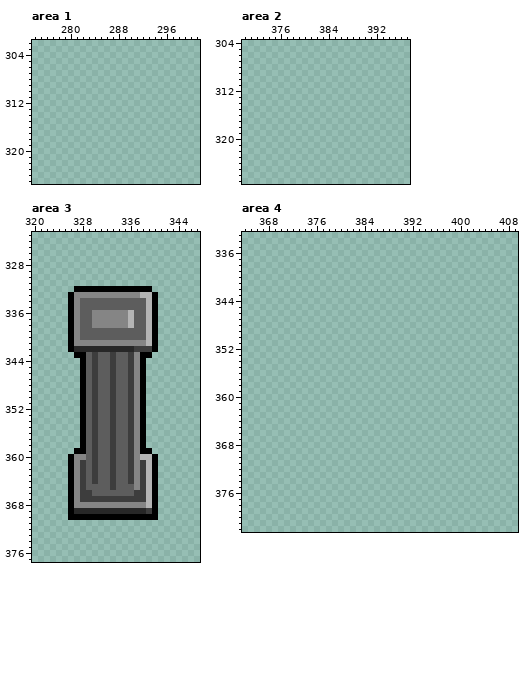
Edited in one commit: pixel-art file (.Aseprite Files/Entities/Entities.aseprite). Above: the version before the commit.
1000x1000 pixels, 1 frame. Colours within 5 levels of each other are drawn and written as one. Shown: area 1: x 274..301, y 302..325; area 2: x 370..397, y 304..327; area 3: x 320..347, y 323..377; area 4: x 364..409, y 333..382.
The same view after the edit:
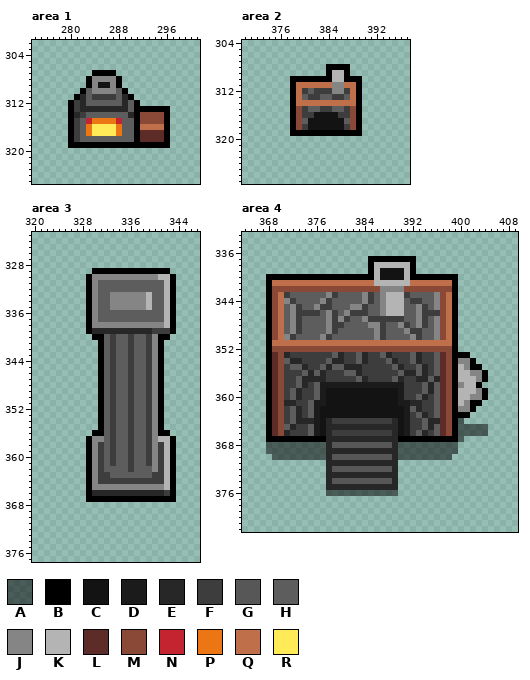
Palette (. is transparent): A #00000082  B #000000  C #131313  D #1b1b1b  E #272727  F #3d3d3d  G #575757  H #5d5d5d  J #858585  K #b4b4b4  L #5d2c28  M #8a4836  N #c42430  P #ed7614  Q #bf6f4a  R #ffeb57
Diff:
Changed rows in their new state; - is an unchanged pixel.
Area 1:
first column x 280:
307 ----BBBB---------
308 ---BJJJJB--------
309 ---BJCCJB--------
310 --BHJJJJHB-------
311 -BEHFFFFHEB------
312 BFEHHHHHHEHB-----
313 BFEEEEEEEEHBBBBBB
314 BEFHHHHHHHEBMMMMB
315 BFHNPPPPNHHBMMMMB
316 BFHPRRRRPHHBQQQQB
317 BFHPRRRRPHHBLLLLB
318 BFHHHHHHHHHBLLLLB
319 BBBBBBBBBBBBBBBBB
Area 2:
first column x 378:
308 ------BBBB--
309 ------BKKB--
310 BBBBBBBKKBBB
311 BQQQQQQJJQQB
312 BQFHFFFJJFQB
313 BQHFFHHFFHQB
314 BQQQQQQQQQQB
315 BMFHHFFHHFMB
316 BMFFCCCCFFMB
317 BMHCCCCCCHMB
318 BMFCCCCCCFMB
319 BBBBBBBBBBBB
Area 3:
first column x 326:
329 ----BBBBBBBBBBBBB-
330 ---BJJJJJJJJJJJKKB
331 ---BJHHHHHHHHHHHKB
332 -..-JHHHHHHHHHHHKB
333 ...B-HH-----J-HHKB
334 ...BJ--JJJJJJ-HHKB
335 ...BJ--JJJJJJ-HHKB
336 ...B-HHHHHH--HHHKB
337 ...B-HHHHHH--HHHKB
338 ...B------JJJJJJKB
339 ...BEEEEEEEEEEFFFB
340 ....BB-F--F--FJBB-
341 .....BHFHHFHHFJB--
342 .....BHFHHFHH-JB--
343 -....B-----HHFJB--
344 --...B-----HHFJB--
345 --...B-----HHFJB--
346 --...B-----HHFJB--
347 --...B-----HHFJB--
348 --...B-----HHFJB--
349 --...B-----HHFJB--
350 --...B-----HHFJB--
351 --...B-----HHFJB--
352 --...B-----HHFJB--
353 --...B-----HHFJB--
354 --...B-----HHFJB--
355 --...B-----HHFJB--
356 --..BB-----HHFJBB-
357 --.BJJ-----HHFJKKB
358 --.BJF-----HHFJFKB
359 -..BJF-----HHFJFKB
360 ...BJF-----HHFJFKB
361 ...BJF-----HHFJFKB
362 ...BJF-H---HHHJFKB
363 ...BJFFH--HHHHFFKB
364 ...BJFF-FF-F-FFFKB
365 ...BJJJJJJJ-JJJJKB
366 ...BEEEEEEEEEEEEFB
367 ...BBBBBBBBBBB-BBB
368 ...............---
369 ...............---
370 ...............---
Area 4:
first column x 368:
337 -----------------BBBBBBBB------------
338 -----------------BKKKKKKB------------
339 -----------------BKCCCCKB------------
340 BBBBBBBBBBBBBBBBBBKCCCCKBBBBBBBB-----
341 BQQQQQQQQQQQQQQQQQKKKKKKQQQQQQQB-----
342 BMMMMMMMMMMMMMMMMMMJJJJMMMMMMMMB-----
343 BMQFHHHHHHJFHHHHJFHJKKKFHHHHJMQB-----
344 BMQJFHHHHJFHHHHHJFHJKKKHFFHHJMQB-----
345 BMQHJFHHJFFHHHJJFHHJKKKHHJFHJMQB-----
346 BMQHJFFFFHJFHJFFFHHJKKKHHJFFFMQB-----
347 BMQHJFHHHHJFJFHHJFFFFFFHHJFHJMQB-----
348 BMQHJFHHHHJFFHHHHJJFHHJFHJFHJMQB-----
349 BMQHJFHHHHJFHHHHHHJFHHHJFFHHJMQB-----
350 BMQJFHHHHJFHHHHHHHJFHHHHJFHHJMQB-----
351 BQQQQQQQQQQQQQQQQQQQQQQQQQQQQQQB-----
352 BMMMMMMMMMMMMMMMMMMMMMMMMMMMMMMB-----
353 BLMEFFFFFFFHEFFHEFFHEFFFHEFFHLMBBB---
354 BLMHEEFFFFHEEFFHEFFFHEFFHEFFHLMBJJB--
355 BLMFHHEFFHEHHEEEFFFFFHEFFHEFHLMBKJBB-
356 BLMFFFHEHEFFFHHEFFFFFFHEEHEFHLMBKKJJB
357 BLMFFHEEEEFFFFFHEFFFFHEFFEEHELMBKKKJB
358 BLMFFHEFHDDDDDDDDDDDDDDFFFHEHLMBJKKB-
359 BLMFHEFFHDCCCCCCCCCCCCDFFFHEHLMBKKKJB
360 BLMFHEFFHDCCCCCCCCCCCCDFFHEFHLMBKKJJB
361 BLMEEFFHDDCCCCCCCCCCCCDDEEFFHLMBKJBB-
362 BLMFHEFHDCCCCCCCCCCCCCCDHEFFHLMBJJB--
363 BLMFHEFHDCCCCCCCCCCCCCCDFHEFHLMBBB---
364 BLMFHEEEDCEFFFFFFFFFFECDFFHEELMBA----
365 BLMHEFFHDCEEEEEEEEEEEECDFFHEHLMBAAAAA
366 BLMEFFFHDCEFFFFFFFFFFECDFHEFHLMBAAAAA
367 BBBBBBBBBBEEEEEEEEEEEEBBBBBBBBBBA----
368 AAAAAAAAAAEGGGGGGGGGGEAAAAAAAAAA-----
369 AAAAAAAAAAEEEEEEEEEEEEAAAAAAAAAA-----
370 -AAAAAAAAAEGGGGGGGGGGEAAAAAAAAA------
371 ----------EEEEEEEEEEEE---------------
372 ----------EGGGGGGGGGGE---------------
373 ----------EEEEEEEEEEEE---------------
374 ----------EGGGGGGGGGGE---------------
375 ----------EEEEEEEEEEEE---------------
376 ----------AAAAAAAAAAAA---------------
